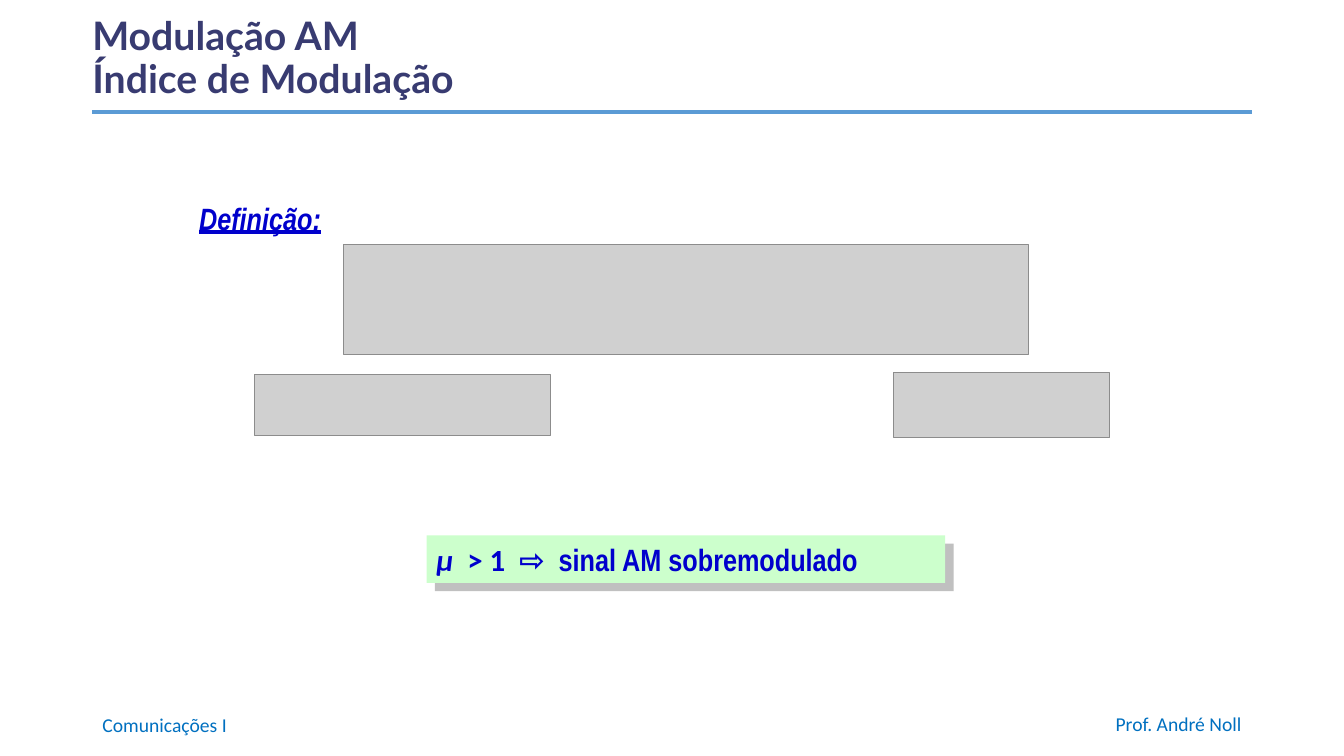
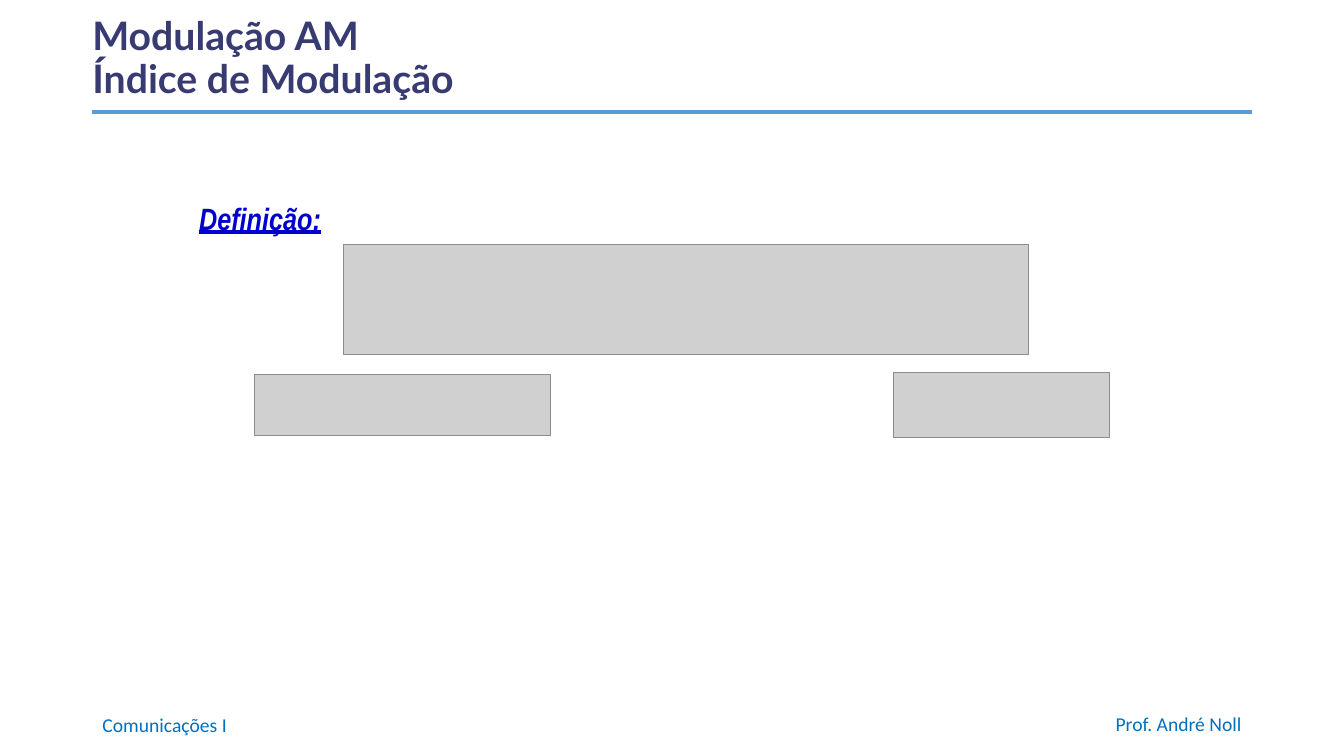
Before and after one commit to anollba/comunicacoes_i_ufrj, a slide deck: slide 26 of slides/Part2-ModulaçãoAnalógica/02_01_ModulaçãoAM.pptx. Drawn at 1344x756 pixels with LibreOffice and Linux fonts; fonts in the diff are those of the drawing; grey boxes stand for pictures; background and template pictures are left out. Boxes give left, top, right and bottom in pixels: in the first picture for what was removed or moved away, otherwise in the second. Text is boxed around its words. In the diff, an @@ line names an element or a change of style, - is before the commit and + after.

Commit message:
Update slides on AM

```diff
--- a/slides/Part2-ModulaçãoAnalógica/02_01_ModulaçãoAM.pptx
+++ b/slides/Part2-ModulaçãoAnalógica/02_01_ModulaçãoAM.pptx
@@ rectangle removed at (426,535,946,583) @@
-μ > 1 ⇨ sinal AM sobremodulado
```
Also in this commit, not shown: 3 other slides changed, 1 other file.
